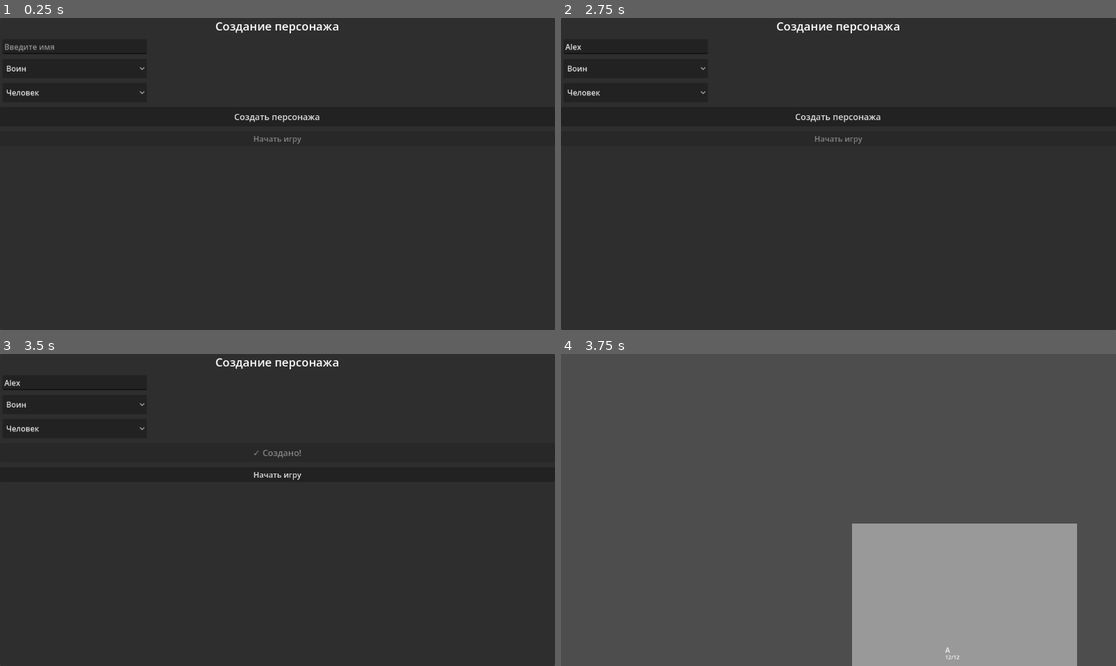
Above: before the commit, frames 1-4 (two rows, left to right).
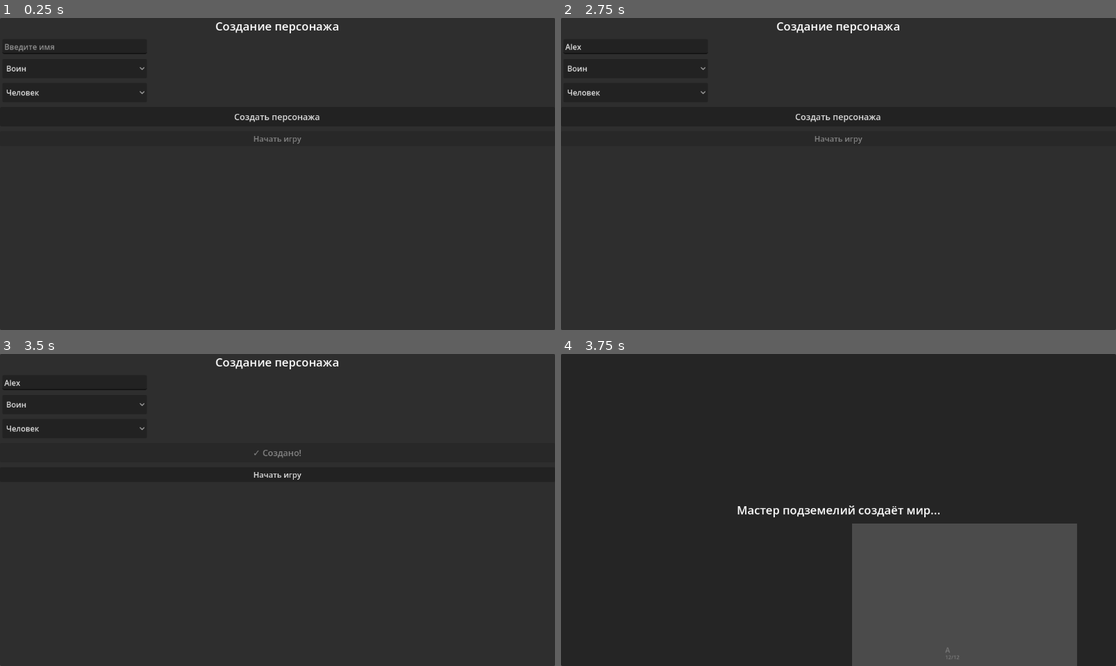
Above: after the commit, the same moments.

Repository: Deniseks239/tactical-rpg-ai-v-2
Game: Godot game, scene res://scenes/character_creator.tscn
The game is run twice, just before and just after one commit, with the same random seed, the same clock (stepped at 60 frames per second) and the same inputs.
Inputs (mouse positions are in pixels of both pictures, inside the frame that each line leads up to):
- Up to frame 1 (0.25 s): no input
- Up to frame 2 (2.75 s): click (633, 46) at 0.52 s; type "Alex" at 0.6 s; click "Воин" at 1.25 s; click "Человек" at 2 s
- Up to frame 3 (3.5 s): click "Создать персонажа" at 2.75 s
- Up to frame 4 (3.75 s): click "Начать игру" at 3.5 s

Frames 1-3 are identical in both runs. In frame 4, 100% of the frame differs, in the area x 0-100%, y 0-100%.
Error before the commit: Trying to assign value of type 'CanvasLayer' to a variable of type 'Control'. (res://scripts/game/game_controller.gd:899)

Commit message:
Update game_controller.gd

Diff:
--- a/scripts/game/game_controller.gd
+++ b/scripts/game/game_controller.gd
@@ -18,7 +18,7 @@
 var pending_return_door_x: int = 0
 var pending_return_door_y: int = 0
 var pending_previous_location: String = ""
-var loading_screen: Control = null
+var loading_screen: CanvasLayer = null
 
 func _ready():
 	grid_state = GridState.new()
@@ -893,9 +893,8 @@
 	if loading_screen:
 		return
 
-	# Создаём CanvasLayer, чтобы экран был поверх всего и не зависел от камеры
 	var canvas_layer = CanvasLayer.new()
-	canvas_layer.layer = 128  # максимальный слой, поверх всего
+	canvas_layer.layer = 128
 	loading_screen = canvas_layer
 
 	var panel = Panel.new()
